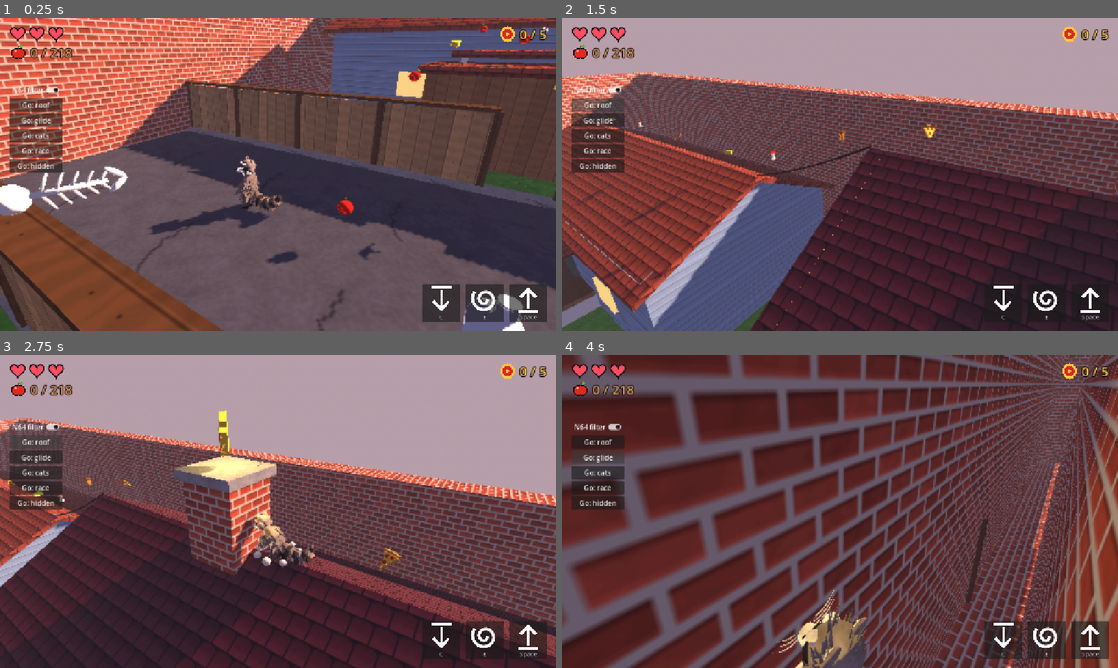
Above: before the commit, frames 1-4 (two rows, left to right).
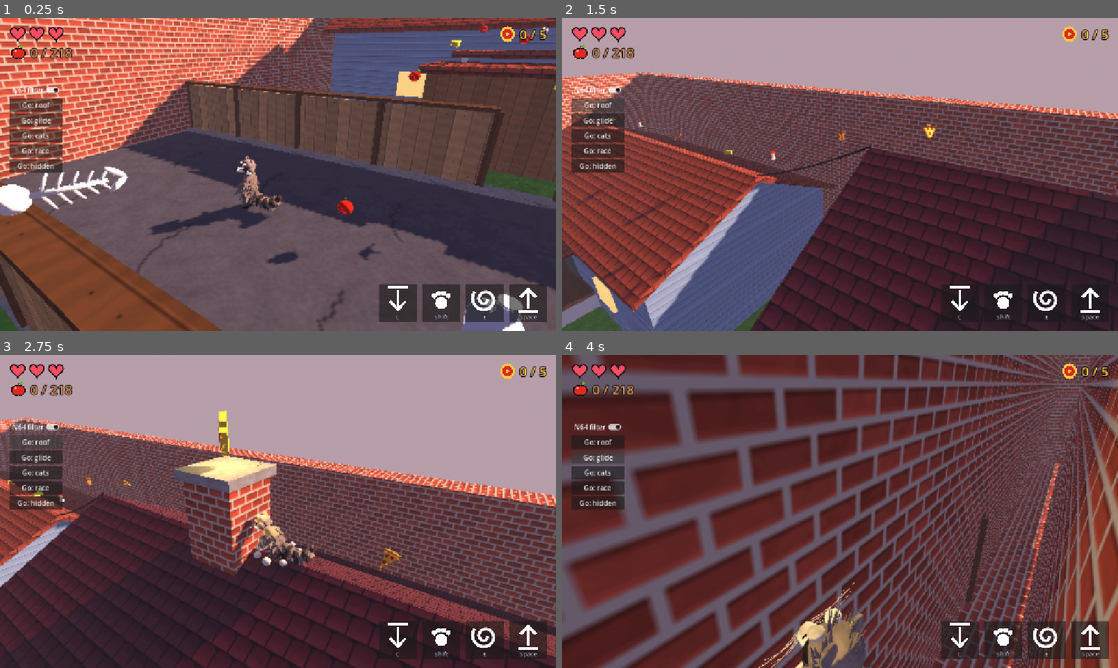
Above: after the commit, the same moments.

Repository: Sclondon/Ringtail
Game: Godot game, scene res://main.tscn
Two runs of this game, one before a commit and one after it. Both use one fixed random seed, a clock stepped at 60 frames per second and the inputs below.
Inputs (mouse positions are in pixels of both pictures, inside the frame that each line leads up to):
- Up to frame 1 (0.25 s): no input
- Up to frame 2 (1.5 s): click (1001, 302) at 0.5 s, where only the run after the commit has a clickable "Shift"; click "Go: roof" at 1.25 s
- Up to frame 3 (2.75 s): click "Go: roof" at 2 s
- Up to frame 4 (4 s): click "Go: glide" at 2.75 s; click "Go: glide" at 3.5 s

The runs differ from the first frame. In frame 1, 6.0% of the frame differs, in the area x 0-100%, y 0-100%; in frame 2, 3.4%; in frame 3, 2.2%; in frame 4, 14%.

Commit message:
Scurry (left trigger / Shift): all fours, climb poles and anything climbable; eyes that blink and expressions; longer thinner uneven whiskers; duck upright on X and Y; world jiggle off
The user's calls, 2026-11-01.

Co-Authored-By: Claude Opus 5.5 <noreply@anthropic.com>
Claude-Session: https://claude.ai/code/session_015QTKPaFFhWEZskCemuvnwW

Diff:
--- a/raccoon.tscn
+++ b/raccoon.tscn
@@ -7,6 +7,7 @@
 [ext_resource type="Script" path="res://scripts/water_leap.gd" id="5"]
 [ext_resource type="Script" path="res://scripts/long_jump.gd" id="6"]
 [ext_resource type="Script" path="res://scripts/cloud_dust.gd" id="7"]
+[ext_resource type="Script" path="res://scripts/scurry.gd" id="8"]
 
 [node name="Raccoon" instance=ExtResource("1")]
 run_speed = 4.4
@@ -33,3 +34,6 @@
 
 [node name="CloudDust" type="Node3D" parent="." index="5"]
 script = ExtResource("7")
+
+[node name="Scurry" type="Node" parent="." index="6"]
+script = ExtResource("8")
--- a/scripts/hud.gd
+++ b/scripts/hud.gd
@@ -68,6 +68,7 @@
 	_buttons.add_theme_constant_override(&"separation", 12)
 	root.add_child(_buttons)
 	_button(Icon.Kind.DUCK, "C", &"duck")
+	_button(Icon.Kind.SCURRY, "Shift", &"scurry")
 	_button(Icon.Kind.TAIL, "E", &"tail")
 	_button(Icon.Kind.JUMP, "Space", &"jump")
 
@@ -150,6 +151,11 @@
 
 
 func _press(action: StringName, down: bool) -> void:
+	if action == &"scurry":
+		var scurry := world.player.get_node_or_null(^"Scurry") as Scurry
+		if scurry:
+			scurry.button = down
+		return
 	if action == &"tail":
 		if down:
 			_tail()
--- a/scripts/icon.gd
+++ b/scripts/icon.gd
@@ -3,7 +3,7 @@
 ## A small symbol drawn in code (no font has them all, and none on the web):
 ## for the HUD's counts and the buttons.
 
-enum Kind { HEART, HEART_EMPTY, CRUMB, CAP, JUMP, DUCK, SPRINT, TAIL, CLOCK }
+enum Kind { HEART, HEART_EMPTY, CRUMB, CAP, JUMP, DUCK, SPRINT, TAIL, CLOCK, SCURRY }
 
 var kind := Kind.HEART
 var colour := Color.WHITE
@@ -70,6 +70,12 @@
 				var t := k / 39.0
 				spiral.append(c + Vector2.from_angle(t * TAU * 1.6) * s * (0.08 + 0.34 * t))
 			draw_polyline(spiral, colour, w, true)
+		Kind.SCURRY:
+			# A paw print: the pad and four toes
+			draw_circle(c + Vector2(0, s * 0.12), s * 0.2, colour)
+			for k in 4:
+				var a := lerpf(-2.35, -0.8, k / 3.0)
+				draw_circle(c + Vector2(0, s * 0.12) + Vector2.from_angle(a) * s * 0.33, s * 0.085, colour)
 		Kind.CLOCK:
 			draw_circle(c, s * 0.42, colour)
 			draw_circle(c, s * 0.34, ink)
--- a/scripts/raccoon_rig.gd
+++ b/scripts/raccoon_rig.gd
@@ -73,6 +73,17 @@
 var _rotor_disc: MeshInstance3D
 var _rotor_puffs: CPUParticles3D
 var _swoosh_puffs: CPUParticles3D
+var _lids: Array[Node3D] = []
+var _brows: Array[Node3D] = []
+var _brow_rest: Array[Vector3] = []
+var _ears: Array[Node3D] = []
+var _face: Array = []
+var _face_now: StringName = &"neutral"
+var _face_left := 0.0
+var _blink_wait := 2.0
+var _blink_at := 1.0
+var _hearts_were := 3
+var _caps_were := 0
 
 var _tail: Array[Node3D] = []
 var _tail_dir: Array[Vector3] = []
@@ -80,6 +91,8 @@
 var _points := PackedVector3Array()
 var _speeds := PackedVector3Array()
 var _moves: Node
+var _scurry: Node
+var _climb_w := 0.0
 
 var _quad := 0.0
 var _gallop := 0.0
@@ -119,9 +132,11 @@
 	_speeds.resize(TAIL_BONES + 1)
 	if _player:
 		_moves = _player.get_node_or_null(^"TailMoves")
+		_scurry = _player.get_node_or_null(^"Scurry")
 		if _player.has_signal(&"jumped"):
 			_player.jumped.connect(func() -> void: _leaping = _quad > 0.5 and (_gallop > 0.3 or always_on_fours))
 	_make_fur()
+	_build_face()
 
 
 func _pose_extra(delta: float) -> void:
@@ -129,12 +144,19 @@
 	var flat := Vector3(velocity.x, 0.0, velocity.z)
 	var speed := flat.length()
 	var free: bool = not (&"state" in _player) or _player.state == Player.State.FREE
-	var low: bool = (&"is_ducking" in _player and _player.is_ducking) or (&"is_crawling" in _player and _player.is_crawling)
+	# (ducking he stays upright, as the boy does; crawling under something low, and scurrying, he is on all fours: the
+	# user, 2026-11-01, "rather than duck ... a Scurry button that puts you on all 4s")
+	var low: bool = &"is_crawling" in _player and _player.is_crawling
+	var scurrying: bool = _scurry != null and _scurry.held
+	var climbing: bool = _scurry != null and _scurry.climbing
+	_climb_w = _approach(_climb_w, 1.0 if climbing else 0.0, 10.0, delta)
+	if climbing:
+		speed = absf(velocity.y)
 	# (he runs on all fours, bounding, with the stick pushed all the way, which sprints him: the user, 2026-11-01,
 	# "remove the sprint button he should just run on all 4s", then "he should only run on all 4s if you stick the
 	# joystick all the way"; raccoon.tscn sprints on a full push at once)
 	var sprinting: bool = &"is_sprinting" in _player and _player.is_sprinting
-	var fast: bool = speed > _player.walk_speed * 1.25 and not low and (sprinting or always_on_fours)
+	var fast: bool = speed > _player.walk_speed * 1.25 and not low and (sprinting or scurrying or always_on_fours)
 	var busy := maxf(maxf(_ball, _roll), maxf(_sprawled, _three)) + _carry + smoothstep(0.0, 0.1, _sit_at) + _slide
 	var grounded: bool = _player.is_on_floor()
 	if grounded and _air < 0.2 and velocity.y <= 0.0:
@@ -143,7 +165,7 @@
 		_leaping = false
 	_leap_w = _approach(_leap_w, 1.0 if _leaping and not grounded else 0.0, 12.0, delta)
 	_leap_rise = clampf(velocity.y / 6.0, -1.0, 1.0)
-	var wanted := 1.0 if free and (((low or fast or always_on_fours) and _air < 0.5) or _leaping) and busy < 0.2 else 0.0
+	var wanted := 1.0 if free and (((low or fast or scurrying or always_on_fours) and _air < 0.5) or _leaping or climbing) and busy < 0.2 else 0.0
 	_quad = _approach(_quad, wanted, 7.0, delta)
 	_gallop = _approach(_gallop, smoothstep(_player.walk_speed, _player.run_speed * 0.8, speed) if fast else 0.0, 6.0, delta)
 	var stride := lerpf(0.44, 1.9, _gallop)
@@ -160,15 +182,112 @@
 
 	if _quad > 0.002:
 		_pose_quad(smoothstep(0.0, 1.0, _quad), speed, stride)
+	if _climb_w > 0.002:
+		_pose_climb(_climb_w)
 	if _glide > 0.002:
 		_pose_glide(_glide)
 	if _spin_w > 0.002:
 		_pose_spin(spin, _spin_w)
 	_sniffing(delta, speed)
+	_pose_face(delta, speed)
 	_pose_tail(delta, speed, spin)
 	_spring_fur(delta)
 	_rotor(delta)
 	_swoosh(spin)
+
+
+## His face: lids that blink and set his look, brows and ears (the user: "his eyes need to be animated and he
+## needs a few expressions"). Each expression is [lid (how far rolled down: -1.5 wide open .. 1.5 shut), lid tilt
+## (inner corners down), brow raise (m), brow tilt (inner ends down), ears (forward up, back down), ear droop].
+const FACES := {
+	&"neutral": [-1.3, 0.0, 0.0, 0.0, 0.0, 0.0],
+	&"happy": [-0.25, -0.45, 0.022, -0.3, 0.3, 0.0],
+	&"determined": [-0.35, 0.6, -0.018, 0.6, -0.45, 0.0],
+	&"surprised": [-1.65, 0.0, 0.04, -0.2, 0.45, 0.0],
+	&"hurt": [1.35, -0.2, 0.004, -0.4, -0.7, 0.2],
+	&"sleepy": [-0.15, 0.0, -0.004, 0.0, -0.2, 0.45],
+	&"sniff": [-0.6, 0.0, 0.006, 0.0, 0.4, 0.0],
+}
+
+
+## Sets an expression for a while (over whatever he would show otherwise).
+func express(face: StringName, seconds := 1.2) -> void:
+	_face_now = face
+	_face_left = seconds
+
+
+func _build_face() -> void:
+	for suffix: String in ["_l", "_r"]:
+		var side := 1 if suffix == "_l" else -1
+		if _has("lid" + suffix):
+			_lids.append(_joint(_head, "lid" + suffix, _rest("lid" + suffix)))
+		if _has("brow" + suffix):
+			var brow := _joint(_head, "brow" + suffix, _rest("brow" + suffix))
+			_brows.append(brow)
+			_brow_rest.append(brow.position)
+		if _has("ear" + suffix):
+			_ears.append(_joint(_head, "ear" + suffix, _rest("ear" + suffix)))
+	_face = (FACES[&"neutral"] as Array).duplicate()
+	# (hurt when he loses a heart, pleased with a Bottlecap)
+	var game := get_tree().get_first_node_in_group(&"game") if is_inside_tree() else null
+	if game and game.has_signal(&"hearts_changed"):
+		game.hearts_changed.connect(func(count: int) -> void:
+			if count < _hearts_were:
+				express(&"hurt", 0.9)
+			_hearts_were = count)
+		game.caps_changed.connect(func(count: int, _total: int) -> void:
+			if count > _caps_were:
+				express(&"happy", 2.5)
+			_caps_were = count)
+
+
+func _pose_face(delta: float, speed: float) -> void:
+	if _lids.is_empty() and _brows.is_empty() and _ears.is_empty():
+		return
+	_face_left -= delta
+	var wanted: StringName = &"neutral"
+	if _face_left > 0.0:
+		wanted = _face_now
+	elif _spin_w > 0.3 or (_gallop > 0.6 and speed > 3.0):
+		wanted = &"determined"
+	elif _player.velocity.y < -7.0 and _air > 0.9:
+		wanted = &"surprised"
+	elif _sit_at > 0.3:
+		wanted = &"sleepy"
+	elif _sniff > 0.3:
+		wanted = &"sniff"
+	var target: Array = FACES[wanted]
+	for k in _face.size():
+		_face[k] = _approach(_face[k], target[k], 9.0, delta)
+	# Blinking: every few seconds, now and then twice; shut tight asleep
+	_blink_wait -= delta
+	if _blink_wait <= 0.0:
+		_blink_at = 0.0
+		_blink_wait = randf_range(1.8, 5.5) if randf() > 0.2 else 0.25
+	_blink_at = minf(_blink_at + delta / 0.16, 1.0)
+	var blink := sin(PI * _blink_at) if _blink_at < 1.0 else 0.0
+	var lid: float = lerpf(_face[0], 1.5, maxf(blink, smoothstep(0.3, 0.8, _lie_at)))
+	for i in _lids.size():
+		var side := 1.0 if i == 0 else -1.0
+		_lids[i].basis = Basis(Vector3.BACK, -side * _face[1]) * Basis(Vector3.RIGHT, lid)
+	for i in _brows.size():
+		var side := 1.0 if i == 0 else -1.0
+		_brows[i].position = _brow_rest[i] + Vector3.UP * _face[2]
+		_brows[i].basis = Basis(Vector3.BACK, side * _face[3])
+	for i in _ears.size():
+		var side := 1.0 if i == 0 else -1.0
+		# (a flick now and then)
+		var flick := sin(_time * 23.0) * 0.25 if fmod(_time + i * 1.7, 6.3) < 0.18 else 0.0
+		_ears[i].basis = Basis(Vector3.BACK, -side * (_face[5] + flick)) * Basis(Vector3.RIGHT, _face[4])
+
+
+## Climbing (Scurry): his all-fours pose turned up onto the surface ahead of him, belly to it, head up, paws
+## gripping it: the whole of him turned about his hips, which the Scurry keeps at a hand's reach from it.
+func _pose_climb(w: float) -> void:
+	var pivot := Vector3(0.0, _hips.position.y, 0.0)
+	var turn := Basis(Vector3.RIGHT, -PI * 0.5 * w)
+	_hips.position = pivot + turn * (_hips.position - pivot)
+	_hips.basis = turn * _hips.basis
 
 
 ## Now and then, standing about, he lifts his nose and sniffs the air: quick little lifts of the snout, the
--- /dev/null
+++ b/scripts/scurry.gd
@@ -0,0 +1,127 @@
+class_name Scurry
+extends Node
+## A child of the Player: scurrying (the user, 2026-11-01: "a 'Scurry' button that puts you on all 4s and allows
+## you to climb certain walls like telephone poles trees vines etc", on the left trigger). Held, he goes on all
+## fours (RaccoonRig reads `held`). Scurrying into anything in the group `climbable` (or whose body is in it), he
+## climbs it: the stick up the screen takes him up, down brings him down, across round it; at the top he hops over onto it; jump pushes
+## him off backwards.
+##
+## Runs before the Player each step, and gives his velocity what the Player's gravity will take off again.
+
+## How fast he climbs, and how far ahead of him (from his middle) a climbable surface is caught.
+@export var climb_speed := 2.4
+@export var reach := 0.5
+
+var held := false
+var climbing := false
+## The surface he is on, and which way it faces (out, level).
+var surface_normal := Vector3.ZERO
+var _player: Player
+var _hop := 0.0
+
+
+func _enter_tree() -> void:
+	process_physics_priority = -5
+
+
+func _ready() -> void:
+	_player = get_parent() as Player
+	if not InputMap.has_action(&"scurry"):
+		InputMap.add_action(&"scurry", 0.3)
+		var key := InputEventKey.new()
+		key.physical_keycode = KEY_SHIFT
+		InputMap.action_add_event(&"scurry", key)
+		var trigger := InputEventJoypadMotion.new()
+		trigger.axis = JOY_AXIS_TRIGGER_LEFT
+		trigger.axis_value = 1.0
+		InputMap.action_add_event(&"scurry", trigger)
+
+
+## For the on-screen button: held or let go.
+var button := false
+
+
+func _listening() -> bool:
+	return _player.takes_input and not Player.input_blocked
+
+
+func _physics_process(delta: float) -> void:
+	held = button or (_listening() and Input.is_action_pressed(&"scurry"))
+	_hop = maxf(_hop - delta, 0.0)
+	var free := _player.state == Player.State.FREE and not _player.is_limp
+	if not free or not held:
+		climbing = false
+		return
+	var ahead := Vector3(sin(_player.facing_yaw), 0.0, cos(_player.facing_yaw))
+	var middle := _player.global_position + Vector3.UP * 0.45
+	var hit := _probe(middle, ahead)
+	var stick := _stick()
+	if not climbing:
+		# Into a climbable thing, pushing towards it: on to it
+		if not hit.is_empty() and _hop <= 0.0 and stick.dot(-_flat(hit.normal)) > 0.5:
+			climbing = true
+			surface_normal = _flat(hit.normal)
+		return
+	if hit.is_empty():
+		# Over the top: a hop up and onto it (or off the end of whatever it was)
+		climbing = false
+		_hop = 0.4
+		_player.velocity = -surface_normal * 2.2 + Vector3.UP * 4.2
+		return
+	surface_normal = _flat(hit.normal)
+	if _player._jump_buffer > 0.0:
+		# Jumped off backwards
+		_player._jump_buffer = 0.0
+		climbing = false
+		_hop = 0.5
+		_player.velocity = surface_normal * 4.0 + Vector3.UP * 5.0
+		_player.facing_yaw = atan2(surface_normal.x, surface_normal.z)
+		_player.jumped.emit()
+		return
+	# (on it, the stick as on a ladder: up the screen climbs, down comes down, across goes round)
+	var raw: Vector2 = _player._read_move_input()
+	var towards := -raw.y
+	var along := raw.x
+	var up := climb_speed * clampf(towards, -1.0, 1.0)
+	# (what the Player's gravity takes off this step, given back)
+	var gravity := 2.0 * _player.jump_height / (_player.time_to_apex * _player.time_to_apex)
+	if up < 0.0:
+		gravity *= _player.fall_gravity_scale
+	var gap: float = (hit.position as Vector3).distance_to(middle + Vector3.DOWN * 0.0) - 0.28
+	_player.velocity = -surface_normal * clampf(gap * 6.0, -1.0, 1.0) + surface_normal.cross(Vector3.UP) * along * 1.2 \
+			+ Vector3.UP * (up + gravity * delta)
+	_player.facing_yaw = atan2(-surface_normal.x, -surface_normal.z)
+
+
+## The nearest climbable thing ahead of `from` within reach: a fan of rays at his middle, so a thin pole is not
+## lost as he goes round it. Its normal is taken as straight out from it towards him (the faces of a pole are
+## few and flat).
+func _probe(from: Vector3, ahead: Vector3) -> Dictionary:
+	var best := {}
+	var nearest := INF
+	for turn: float in [0.0, -0.35, 0.35, -0.7, 0.7]:
+		var way := ahead.rotated(Vector3.UP, turn)
+		var query := PhysicsRayQueryParameters3D.create(from, from + way * (reach + 0.25), 1)
+		query.exclude = [_player.get_rid()]
+		var hit := _player.get_world_3d().direct_space_state.intersect_ray(query)
+		if hit.is_empty():
+			continue
+		var body: Node = hit.collider
+		if not (body.is_in_group(&"climbable") or (body.get_parent() and body.get_parent().is_in_group(&"climbable"))):
+			continue
+		var gap := from.distance_to(hit.position)
+		if gap < nearest:
+			nearest = gap
+			best = hit
+			best.normal = from - (hit.position as Vector3)
+	return best
+
+
+## The stick, as a level direction in the world (as the Player reads it).
+func _stick() -> Vector3:
+	return _player._to_world(_player._read_move_input())
+
+
+static func _flat(v: Vector3) -> Vector3:
+	var level := Vector3(v.x, 0.0, v.z)
+	return level.normalized() if level.length_squared() > 0.0001 else Vector3.BACK
--- a/scripts/world.gd
+++ b/scripts/world.gd
@@ -108,6 +108,10 @@
 	var duck := InputEventJoypadButton.new()
 	duck.button_index = JOY_BUTTON_X
 	InputMap.action_add_event(&"duck", duck)
+	# (and on Y: the user, 2026-11-01, "y remains duck"; scurry is the left trigger, scripts/scurry.gd)
+	var duck_y := InputEventJoypadButton.new()
+	duck_y.button_index = JOY_BUTTON_Y
+	InputMap.action_add_event(&"duck", duck_y)
 	var tail := InputEventJoypadButton.new()
 	tail.button_index = JOY_BUTTON_B
 	InputMap.action_add_event(&"tail", tail)
@@ -163,6 +167,9 @@
 				material.set_shader_parameter(&"emission", 0.9 if key == "window" else 0.0)
 				made[key] = material
 			mesh.set_surface_override_material(k, made[key])
+		# (anything named `climb_` he can scurry up: Scurry)
+		if String(mesh.name).begins_with("climb_"):
+			mesh.add_to_group(&"climbable")
 		if not String(mesh.name).begins_with("nocol_"):
 			mesh.create_trimesh_collision()
 			# (solid from both sides: an open sheet such as the lawn has no outside to be sure of)
--- a/shaders/world.gdshader
+++ b/shaders/world.gdshader
@@ -14,7 +14,7 @@
 uniform bool box_mapped = false;
 uniform float emission = 0.0;
 // Rows of the grid the corners snap to (0: off).
-uniform float snap = 480.0;
+uniform float snap = 0.0;  // (off: the user, 2026-11-01, "the world vibrates slightly when you move things jiggle")
 
 varying vec3 model_pos;
 varying vec3 model_normal;
@@ -22,12 +22,13 @@
 void vertex() {
 	model_pos = VERTEX;
 	model_normal = NORMAL;
+	// (POSITION, once a shader writes it anywhere, is always used: so it is always written)
+	vec4 clip = PROJECTION_MATRIX * MODELVIEW_MATRIX * vec4(VERTEX, 1.0);
 	if (snap > 0.0) {
-		vec4 clip = PROJECTION_MATRIX * MODELVIEW_MATRIX * vec4(VERTEX, 1.0);
 		vec2 grid = vec2(snap * VIEWPORT_SIZE.x / VIEWPORT_SIZE.y, snap) * 0.5;
 		clip.xy = round(clip.xy / clip.w * grid) / grid * clip.w;
-		POSITION = clip;
 	}
+	POSITION = clip;
 }
 
 void fragment() {
--- a/tests/smoke.gd
+++ b/tests/smoke.gd
@@ -55,13 +55,14 @@
 		bound = maxf(bound, rig._gallop)
 	_check(most > 0.9 and bound > 0.5, "running on all fours (quad %.2f)" % most)
 
-	# Duck-walking too
-	await _put(Vector3(0.0, 0.05, 8.0))
-	Input.action_press(&"duck")
+	# Scurrying, he goes on all fours at a walk too
+	await _put(Vector3(0.0, 0.05, 8.0))
+	(player.get_node(^"Scurry") as Scurry).button = true
 	await _frames(10)
-	Input.action_press(&"move_up", 0.7)
+	Input.action_press(&"move_up", 0.35)
 	await _frames(50)
-	_check(rig._quad > 0.9 and rig._gallop < 0.2, "duck-walk on all fours (quad %.2f)" % rig._quad)
+	_check(rig._quad > 0.9 and rig._gallop < 0.2, "scurrying on all fours at a walk (quad %.2f)" % rig._quad)
+	(player.get_node(^"Scurry") as Scurry).button = false
 
 	# Jump held on the way down: the twirl, falling slowly
 	await _put(Vector3(0.0, 0.05, 8.0))
@@ -203,6 +204,25 @@
 		Input.action_release(&"jump")
 		_check(swimming and highest - pond.surface_y() > 1.7, "a leap out of the water (%.2f m over it)" % (highest - pond.surface_y()))
 
+	# Scurrying into a power pole, he climbs it
+	var scurry := player.get_node(^"Scurry") as Scurry
+	await _put(Vector3(3.0, 0.05, -31.2))
+	world.camera.set_process(false)
+	world.camera.set_physics_process(false)
+	world.camera.global_transform = Transform3D(Basis(Vector3.UP, PI), Vector3(3.0, 2.0, -35.0))
+	scurry.button = true
+	Input.action_press(&"move_up")
+	var base := player.global_position.y
+	var was_climbing := false
+	for _i in 120:
+		await physics_frame
+		was_climbing = was_climbing or scurry.climbing
+	_check(was_climbing and player.global_position.y - base > 2.5, "scurries up a pole (%.1f m)" % (player.global_position.y - base))
+	scurry.button = false
+	_release()
+	world.camera.set_process(true)
+	world.camera.set_physics_process(true)
+
 	# A pounce hurts, and losing every heart sends him back
 	world.hurt(player.global_position + Vector3.FORWARD)
 	_check(world.hearts == World.MAX_HEARTS - 1, "hurt takes a heart")
Binary file changed: models/raccoon.glb
Binary file changed: models/raccoon_lo.glb
Binary file changed: models/world1.glb
Not shown: 1 places in raccoon.tscn that only renumber resources
Not shown, added: scripts/scurry.gd.uid
Not shown, changed: tools/raccoon.blend
Not shown, changed: tools/raccoon_lo.blend
Not shown, changed: tools/world1.blend
